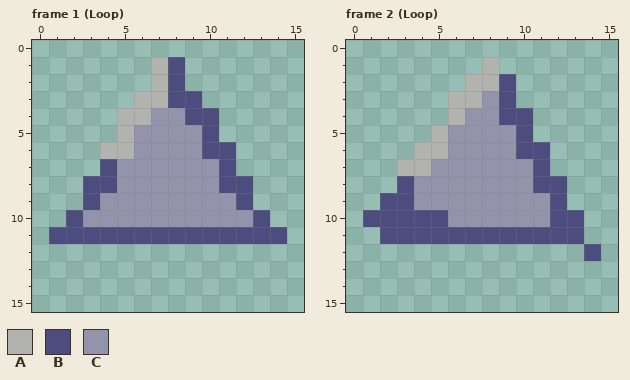
Pixel-art file -- darkblue/assets/tri_sheet_hilite_toobrite.aseprite. This is how it looked before the edit.
16x16 pixels, 24 frames. Shown: frame 1 (Loop), frame 2 (Loop). The commit also changed other frames, which this record leaves out.
Palette (. is transparent): A #b2b2af  B #4c4c7f  C #9393ac
Pixels before, frame 1 (Loop), first column x 1:
 1 ......AB......
 2 ......AB......
 3 .....AABB.....
 4 ....AACCBB....
 5 ....ACCCCB....
 6 ...AACCCCBB...
 7 ...BCCCCCCB...
 8 ..BBCCCCCCBB..
 9 ..BCCCCCCCCB..
10 .BCCCCCCCCCCB.
11 BBBBBBBBBBBBBB
Pixels before, frame 2 (Loop), first column x 1:
 1 .......A......
 2 ......AAB.....
 3 .....AACB.....
 4 .....ACCBB....
 5 ....ACCCCB....
 6 ...AACCCCBB...
 7 ..AACCCCCCB...
 8 ..BCCCCCCCBB..
 9 .BBCCCCCCCCB..
10 BBBBBCCCCCCBB.
11 .BBBBBBBBBBBB.
12 .............B
And afterwards:
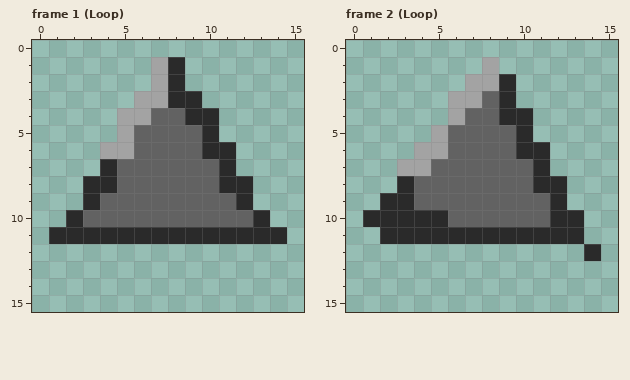
What changed:
colour A: #b2b2af -> #a3a3a3
colour B: #4c4c7f -> #2a2a2a
colour C: #9393ac -> #626262
Where, in picture pixels (left, top, right, bottom), the same in both pictures:
changed: (49, 57, 287, 244)
changed: (363, 57, 601, 261)
